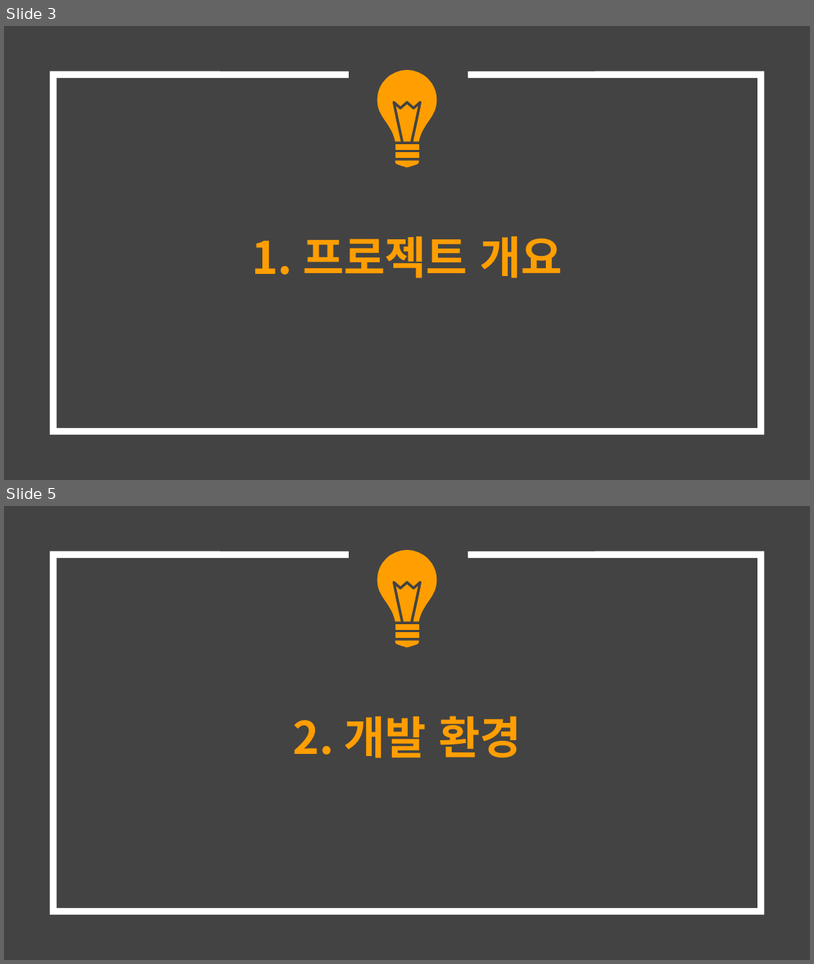
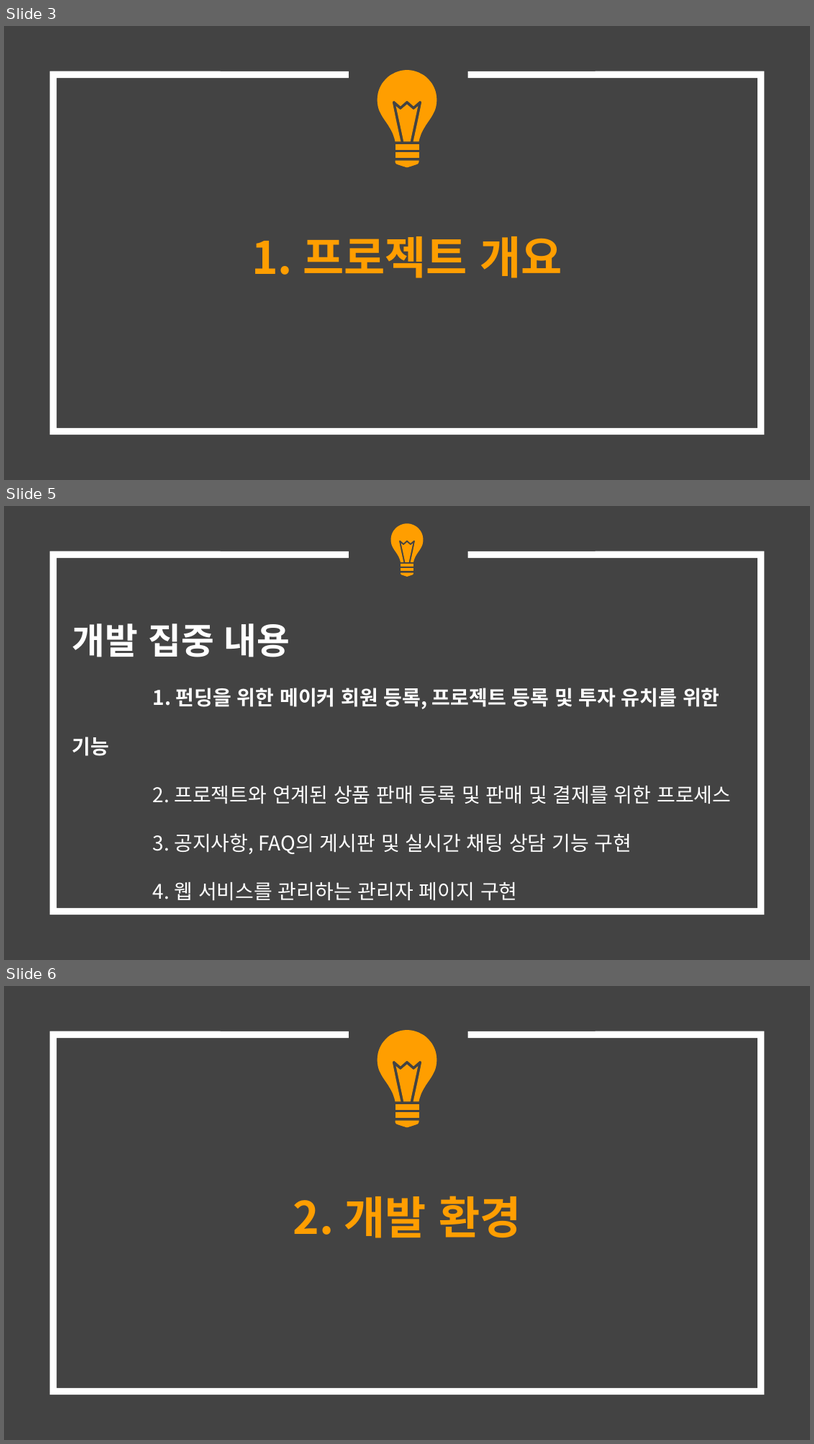
Before and after one commit to hhsw07/ezen-academy-projects, a slide deck: 0 발표용 파워포인트/0515 2차발표/0515 project06 - 파워포인트 종합.pptx. Shown one above the other, each under a label of ours: slides 3 and 5 before the commit, slides 3, 5 and 6 after it; the slides between them are not shown. The pictures are 814x964 and 814x1444 pixels, drawn with LibreOffice and Linux fonts; fonts in the diff are those of the drawing. Boxes give left, top, right and bottom in pixels: in the first picture for what was removed or moved away, otherwise in the second. Text is boxed around its words. In the diff, an @@ line names an element or a change of style, - is before the commit and + after.

```diff
--- a/0 발표용 파워포인트/0515 2차발표/0515 project06 - 파워포인트 종합.pptx
+++ b/0 발표용 파워포인트/0515 2차발표/0515 project06 - 파워포인트 종합.pptx
@@ slide 5 added at bbox=[4, 506, 810, 960], background #434343; not listed: 1 template element that a slide beside it also shows @@
@@ group added at bbox=[391, 524, 423, 577]: 5 freeform shapes @@
@@ text added at bbox=[72, 623, 731, 900], 18 pt, text #FFFFFF @@
+    개발 집중 내용
+    1. 펀딩을 위한 메이커 회원 등록, 프로젝트 등록 및 투자 유치를 위한 기능
+    2. 프로젝트와 연계된 상품 판매 등록 및 판매 및 결제를 위한 프로세스
+    3. 공지사항, FAQ의 게시판 및 실시간 채팅 상담 기능 구현
+    4. 웹 서비스를 관리하는 관리자 페이지 구현
@@ what was slide 5 is now slide 6 @@
```
Also in this commit, not shown: 3 slides changed, 1 other file.
